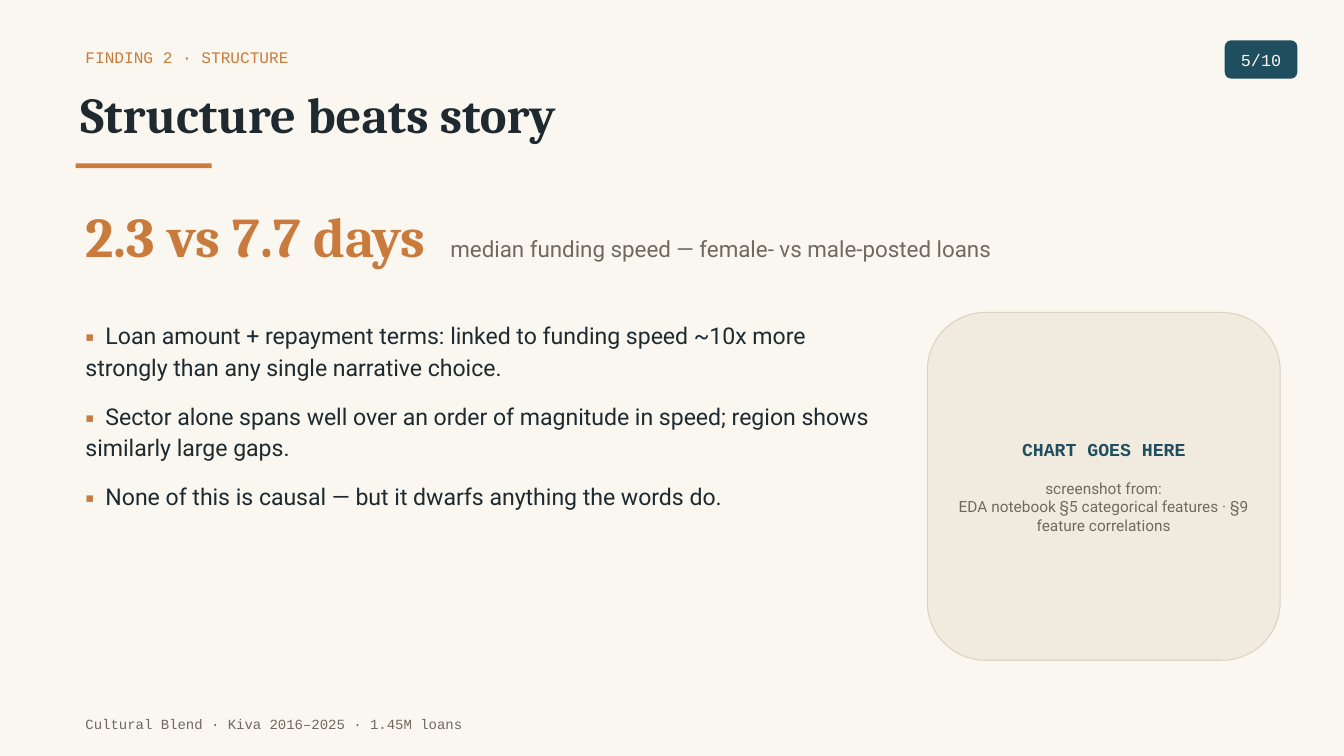
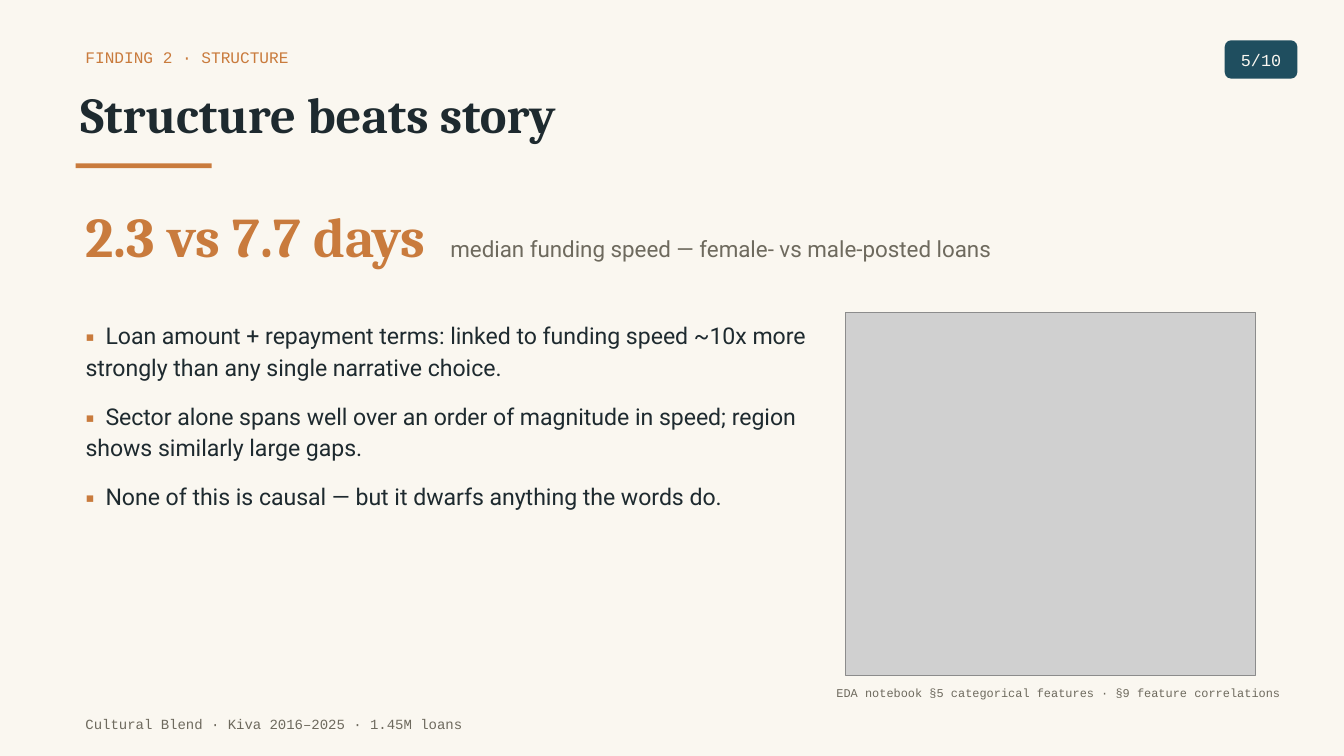
Before and after one commit to tuannm3812/unsw-ma-hackathon-2026, a slide deck: slide 5 of docs/presentation/slides_draft.pptx. Drawn at 1344x756 pixels with LibreOffice and Linux fonts; fonts in the diff are those of the drawing; grey boxes stand for pictures. Boxes give left, top, right and bottom in pixels: in the first picture for what was removed or moved away, otherwise in the second. Text is boxed around its words. In the diff, an @@ line names an element or a change of style, - is before the commit and + after.

```diff
--- a/docs/presentation/slides_draft.pptx
+++ b/docs/presentation/slides_draft.pptx
@@ text "▪ Loan amount + repayment ..." rewrapped from [85, 326, 869, 510] to [86, 326, 806, 510] @@
@@ picture added at [846, 313, 1256, 676] @@
@@ rounded rectangle removed at [928, 313, 1280, 660] @@
-CHART GOES HERE
-screenshot from:
-EDA notebook §5 categorical features · §9 feature correlations
@@ text added at [836, 688, 1280, 700], 8.5 pt, text #6E6A5E @@
+EDA notebook §5 categorical features · §9 feature correlations
```
Also in this commit, not shown: 4 other slides changed, 7 other files.
